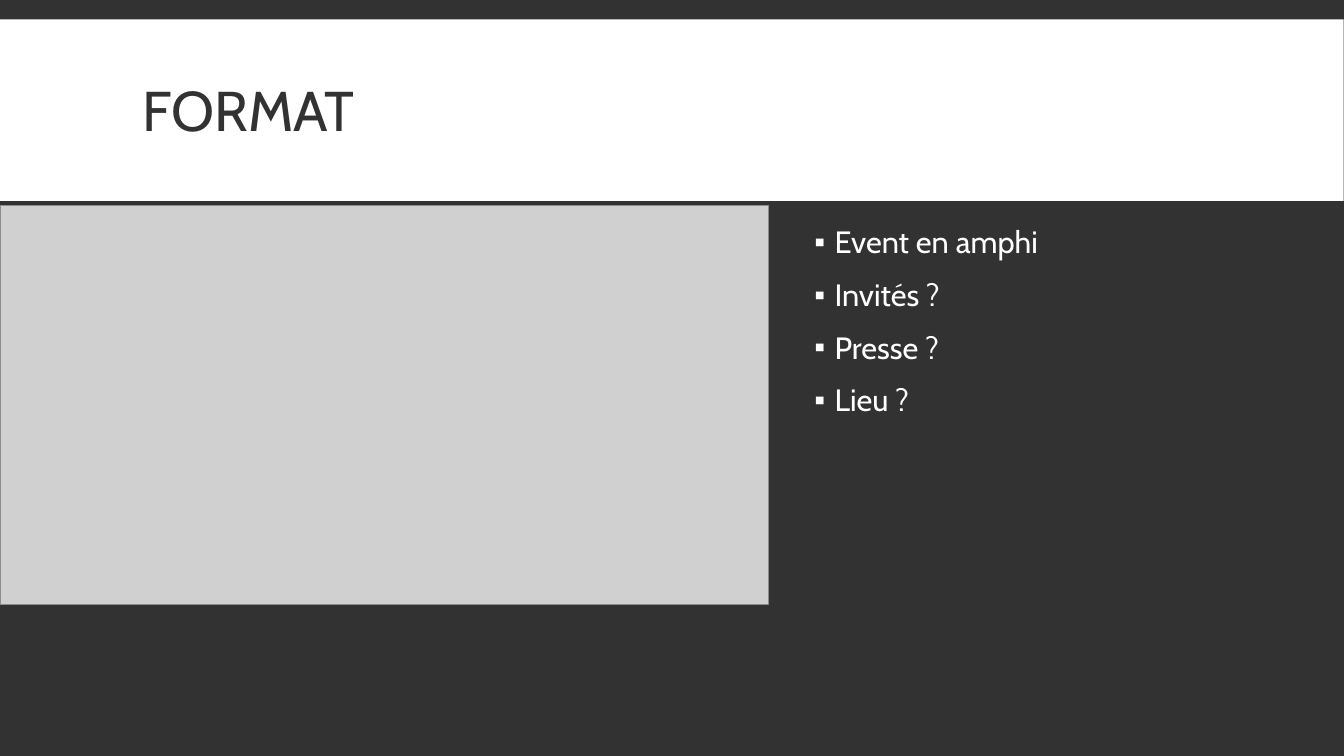
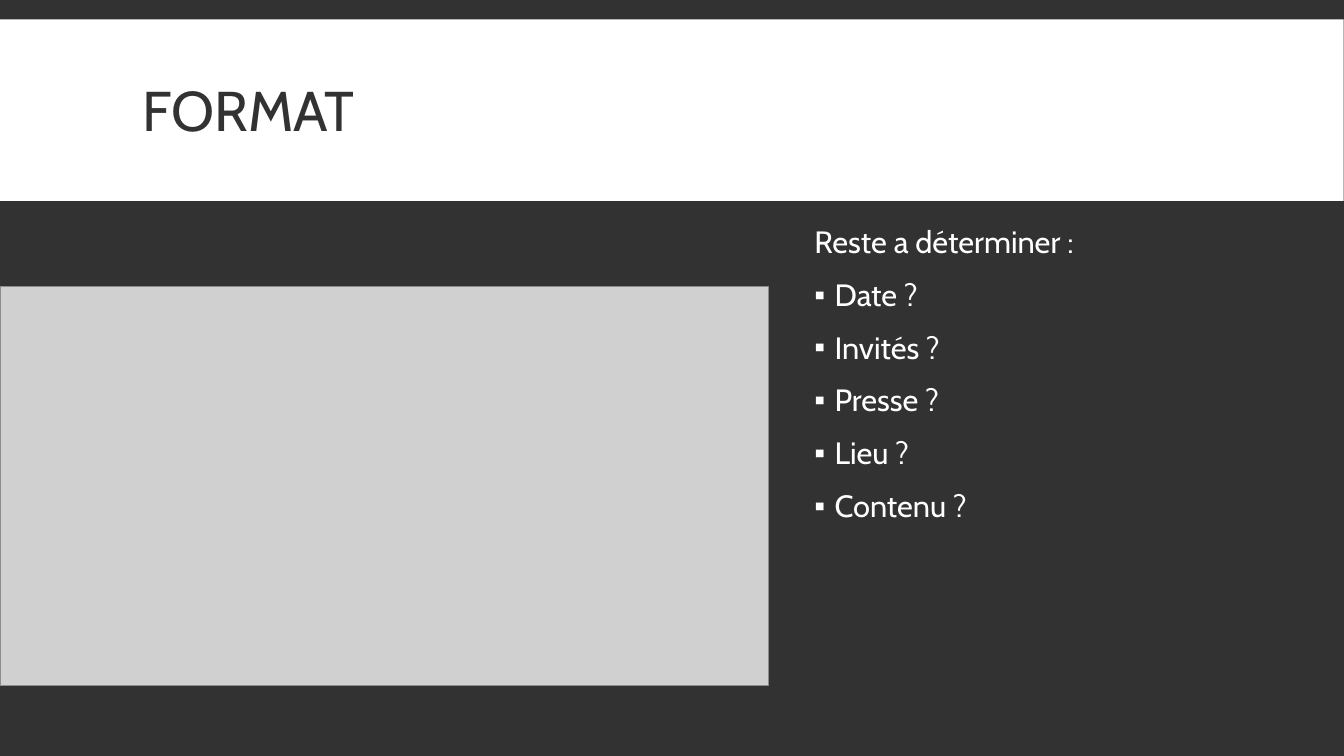
Before and after one commit to EOSCogniton/Intergen, a slide deck: slide 3 of 01_Association/02_Rollout/Présentation_Rollout.pptx (slide 2 before the commit). Drawn at 1344x756 pixels with LibreOffice and Linux fonts; fonts in the diff are those of the drawing; grey boxes stand for pictures. Boxes give left, top, right and bottom in pixels: in the first picture for what was removed or moved away, otherwise in the second. Text is boxed around its words. In the diff, an @@ line names an element or a change of style, - is before the commit and + after.

```diff
--- a/01_Association/02_Rollout/Présentation_Rollout.pptx
+++ b/01_Association/02_Rollout/Présentation_Rollout.pptx
@@ text at [814,230,1060,307]: text changed @@
-▪ Event en amphi
+Reste a déterminer :
+▪ Date ?
@@ picture: place and size @@
-picture at [0,206,768,604]
+picture at [0,287,768,686]
@@ text at [835,495,947,518]: paragraph added @@
+▪ Contenu ?
```
Also in this commit, not shown: 1 other slide changed, 3 slides added.
